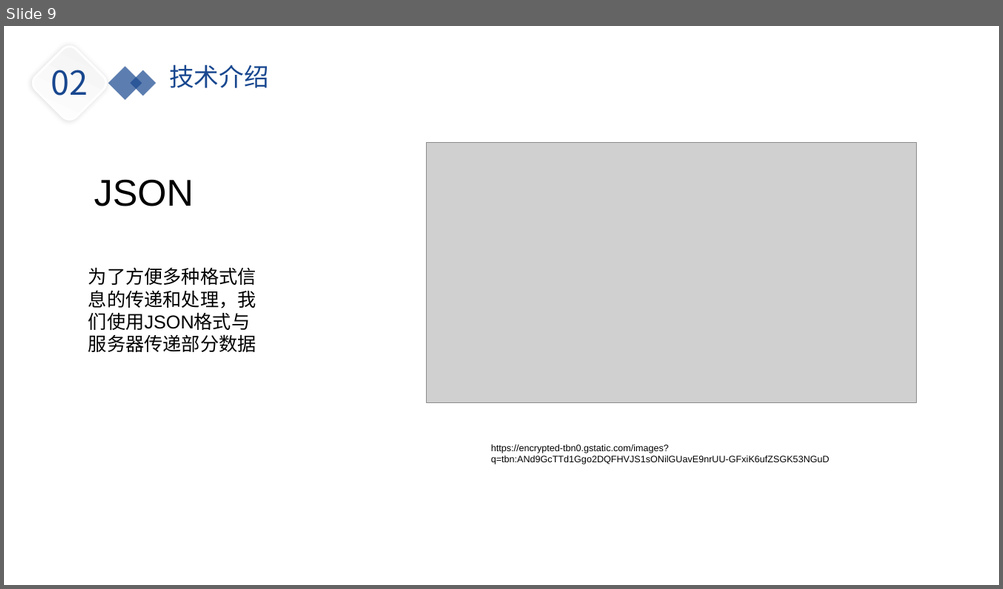
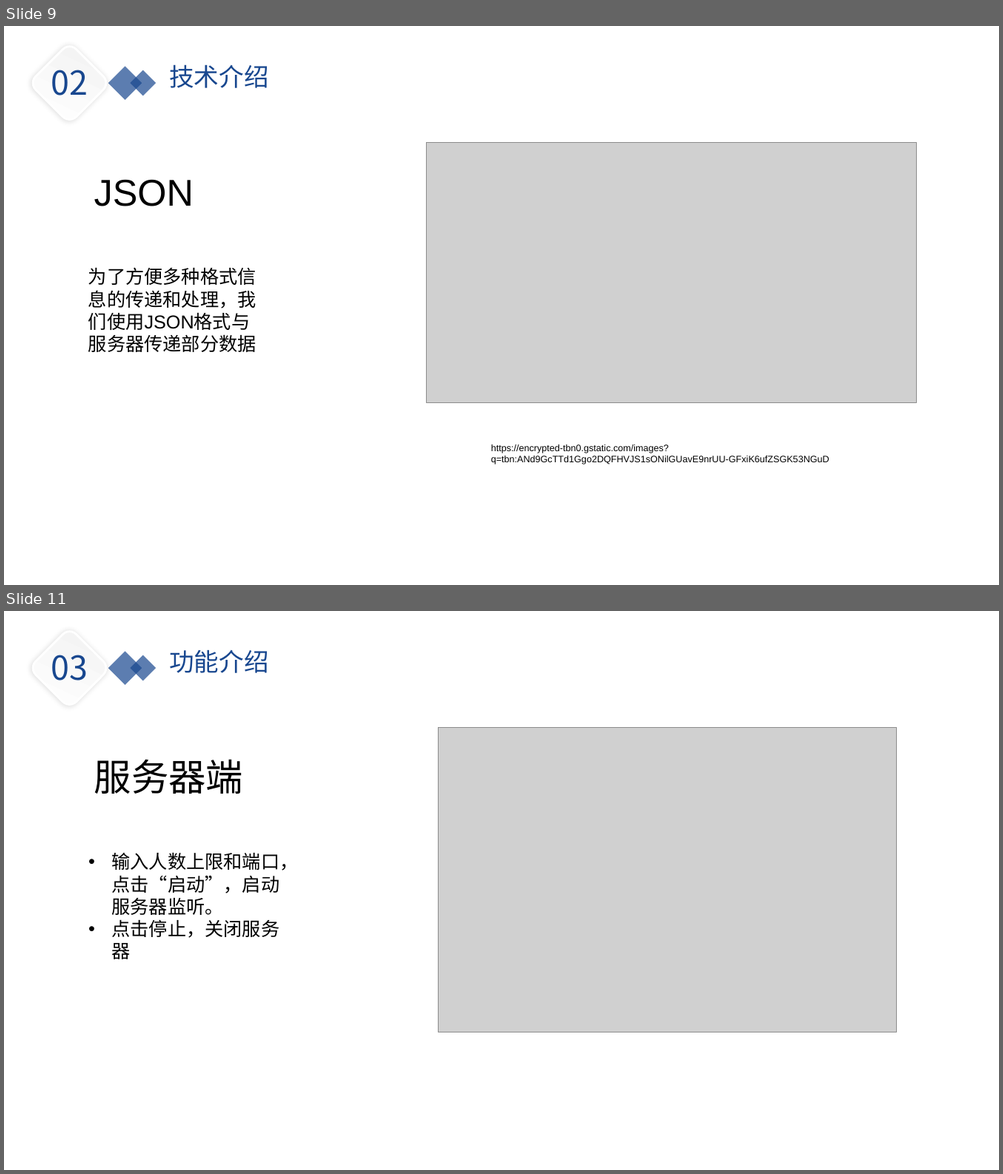
Before and after one commit to yiranyyu/simple_chat_room, a slide deck: doc/simple_chat_room.pptx. Shown one above the other, each under a label of ours: slide 9 before the commit, slides 9 and 11 after it; the slides between them are not shown. The pictures are 1003x589 and 1003x1174 pixels, drawn with LibreOffice and Linux fonts; fonts in the diff are those of the drawing; grey boxes stand for pictures; background and template pictures are left out. Boxes give left, top, right and bottom in pixels: in the first picture for what was removed or moved away, otherwise in the second. Text is boxed around its words. In the diff, an @@ line names an element or a change of style, - is before the commit and + after.

```diff
--- a/doc/simple_chat_room.pptx
+++ b/doc/simple_chat_room.pptx
@@ slide 11 added at (4, 611, 999, 1170), background picture (left out) @@
@@ rounded rectangle added at (28, 627, 110, 709), fill gradient #FFFFFF to #F2F2F2, outline #F2F2F2 2 pt @@
@@ text added at (51, 655, 88, 681), 32 pt, text #18478F @@
+03
@@ rectangle added at (108, 651, 142, 684), fill #18478F at 70% opacity @@
@@ text added at (169, 650, 268, 673), 24 pt, text #18478F @@
+功能介绍
@@ rectangle added at (130, 655, 156, 681), fill #18478F at 70% opacity @@
@@ picture added at (438, 727, 896, 1033) @@
@@ text added at (94, 759, 244, 794), 36 pt, text #000000 @@
+服务器端
@@ text added at (112, 852, 299, 960), 18 pt, text #000000 @@
+• 输入人数上限和端口，点击“启动”，启动服务器监听。
+• 点击停止，关闭服务器
```
Also in this commit, not shown: 3 slides changed, 3 other slides added, 13 slides removed, 1 other file.
